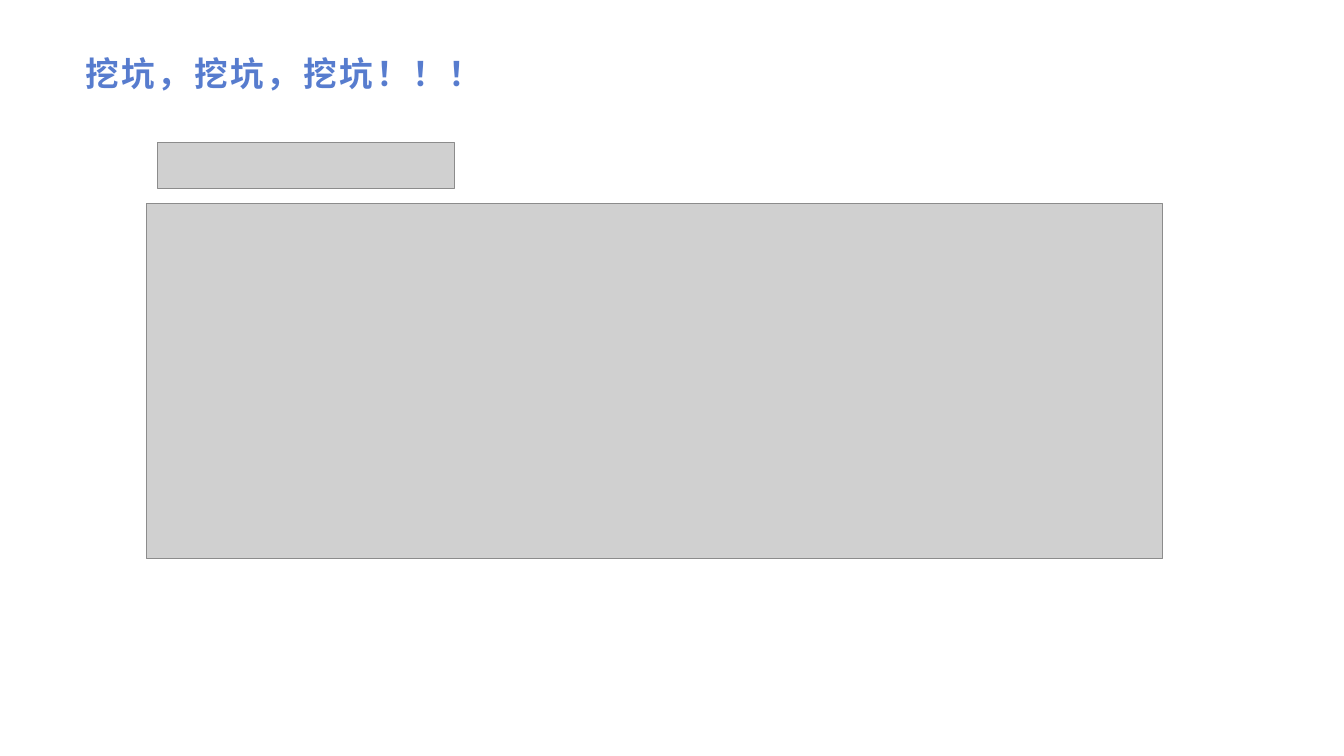
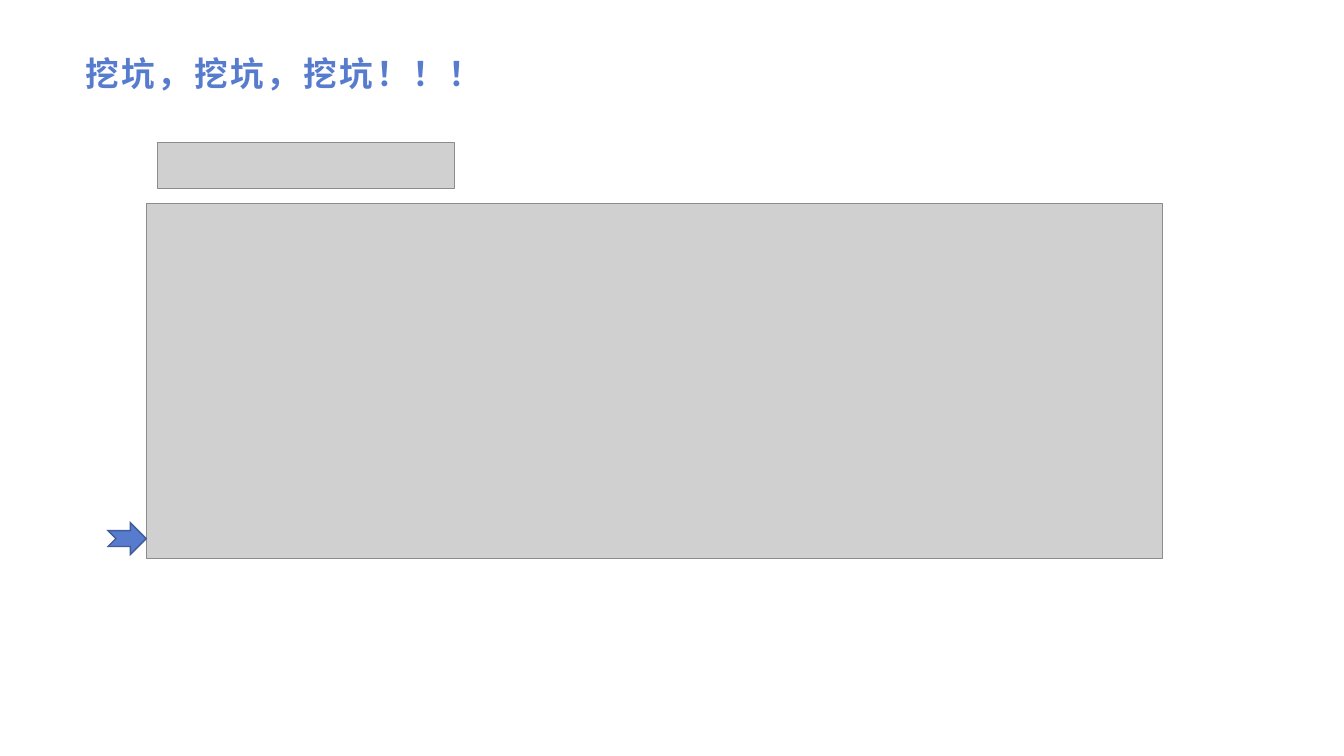
Before and after one commit to nooshhub/just-retry, a slide deck: slide 1 of ppt/6-buider-pattern.pptx. Drawn at 1344x756 pixels with LibreOffice and Linux fonts; fonts in the diff are those of the drawing; grey boxes stand for pictures. Boxes give left, top, right and bottom in pixels: in the first picture for what was removed or moved away, otherwise in the second. Text is boxed around its words. In the diff, an @@ line names an element or a change of style, - is before the commit and + after.

```diff
--- a/ppt/6-buider-pattern.pptx
+++ b/ppt/6-buider-pattern.pptx
@@ notched right arrow added at [108,523,146,555], fill #577CCE, outline #405C98 1 pt @@
```
Also in this commit, not shown: 1 other slide changed, 3 other files.
